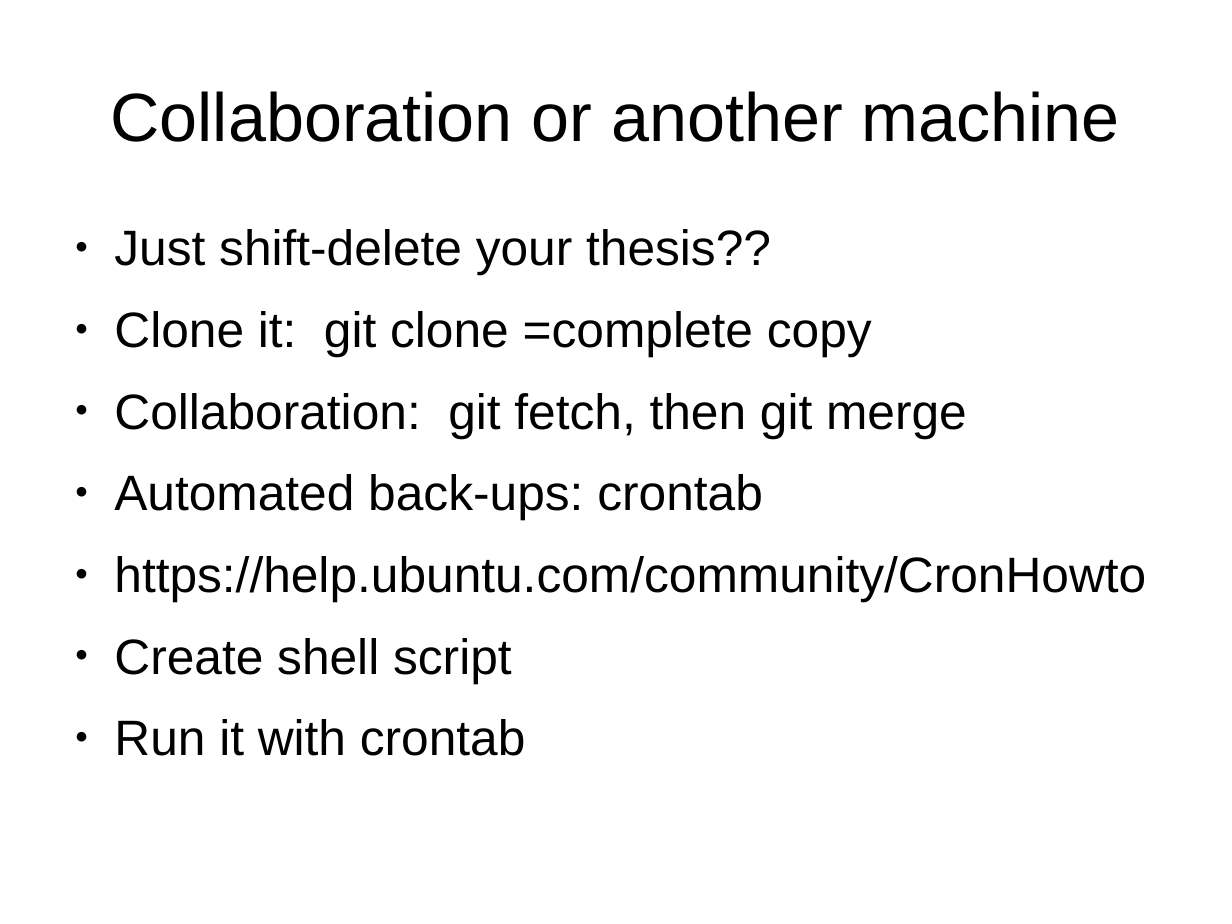
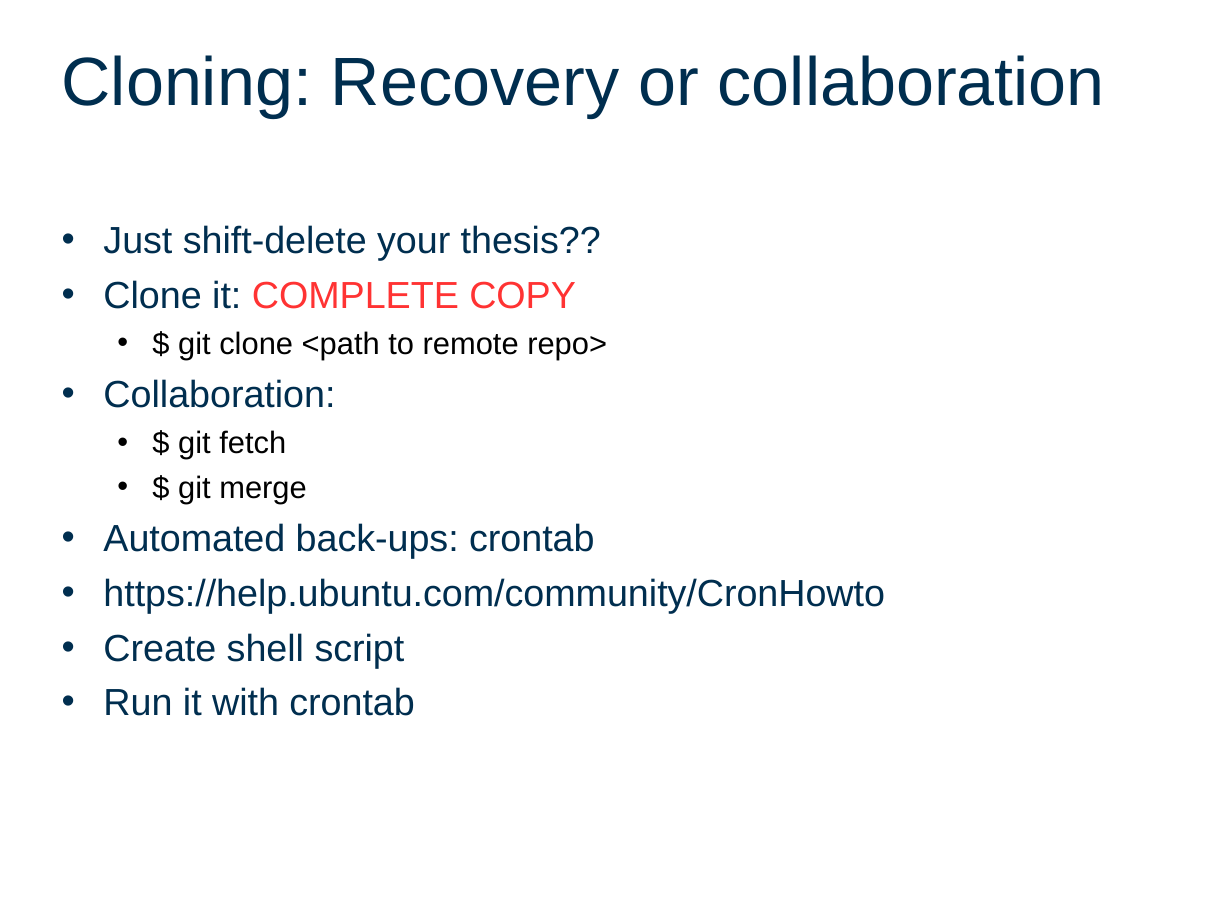
Before and after one commit to FineWilms/Workshop_github, a slide deck: slide 12 of intro2Git.odp. Drawn at 1232x924 pixels with LibreOffice and Linux fonts; fonts in the diff are those of the drawing; background and template pictures are left out. Boxes give left, top, right and bottom in pixels: in the first picture for what was removed or moved away, otherwise in the second. Text is boxed around its words. In the diff, an @@ line names an element or a change of style, - is before the commit and + after.

```diff
--- a/intro2Git.odp
+++ b/intro2Git.odp
@@ title "Cloning: Recovery or collaboration" at box(62, 55, 1105, 117): vertical alignment middle to top @@
@@ title at box(62, 55, 1105, 117): text changed; text colour #000000 to #002E4F @@
-Collaboration or another machine
+Cloning: Recovery or collaboration
@@ text at box(103, 225, 885, 716): size 32 to 24.3 pt, text colour #000000 to #002E4F in "Just shift-delete your thesis??", "Automated back-ups: crontab", "https://help.ubuntu.com/community/CronHowto", "Create shell script" and 1 more places; bullet ● to •; less space between paragraphs @@
@@ text at box(103, 280, 607, 504): text changed; size 32 to 19.9 pt @@
-● Clone it: git clone =complete copy
-● Collaboration: git fetch, then git merge
+• Clone it: COMPLETE COPY
+  • $ git clone <path to remote repo>
+• Collaboration:
+  • $ git fetch
+  • $ git merge
```
Also in this commit, not shown: 11 other slides changed.
